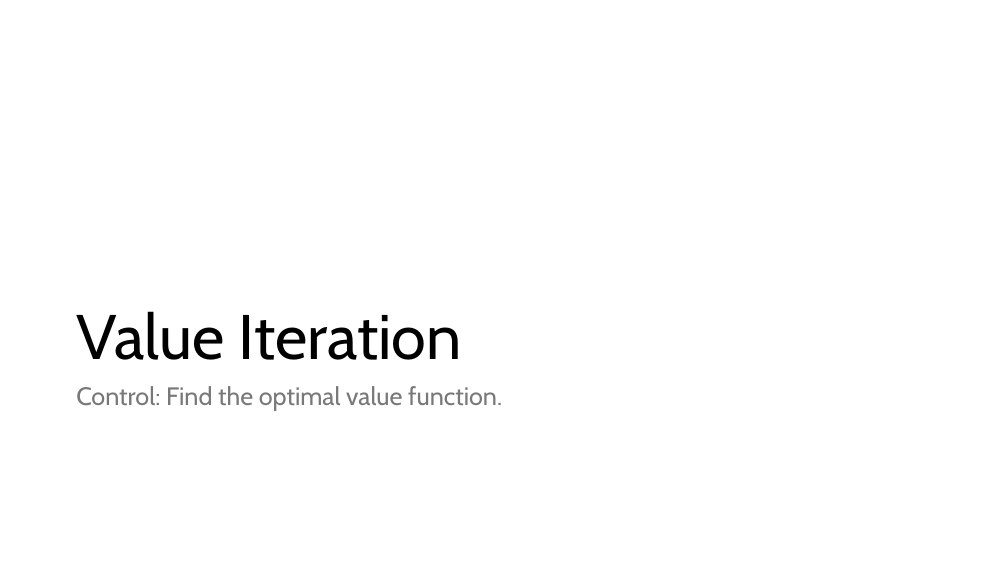
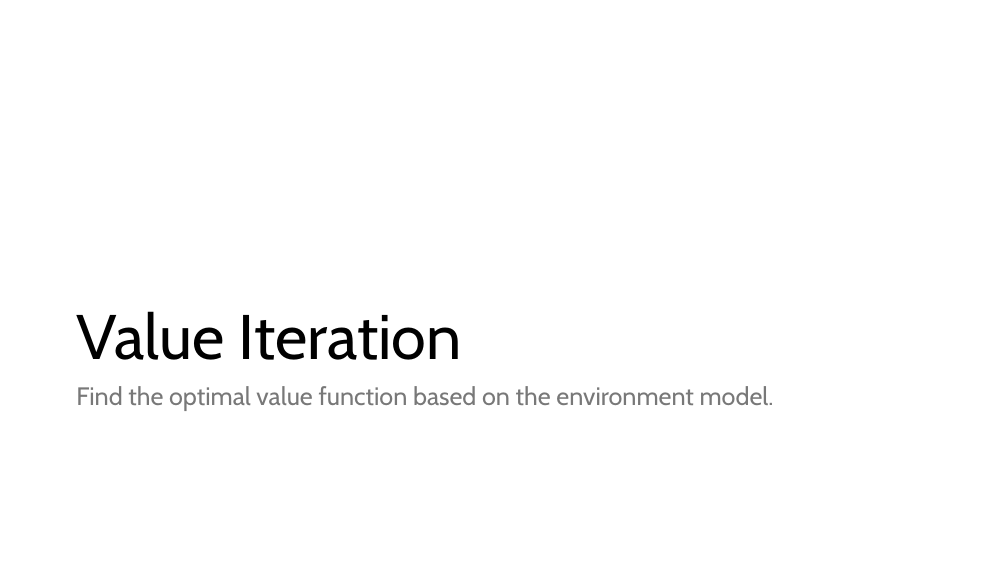
Before and after one commit to mhahsler/Introduction_to_Reinforcement_Learning, a slide deck: slide 16 of slides/Lecture_Chapter04.pptx. Drawn at 1008x567 pixels with LibreOffice and Linux fonts; fonts in the diff are those of the drawing. Boxes give left, top, right and bottom in pixels: in the first picture for what was removed or moved away, otherwise in the second. Text is boxed around its words. In the diff, an @@ line names an element or a change of style, - is before the commit and + after.

```diff
--- a/slides/Lecture_Chapter04.pptx
+++ b/slides/Lecture_Chapter04.pptx
@@ text at (x1=76, y1=386, x2=774, y2=411): text changed @@
-Control: Find the optimal value function.
+Find the optimal value function based on the environment model.
```
Also in this commit, not shown: 15 other slides changed, 1 slide added, 1 slide removed, 1 other file.
